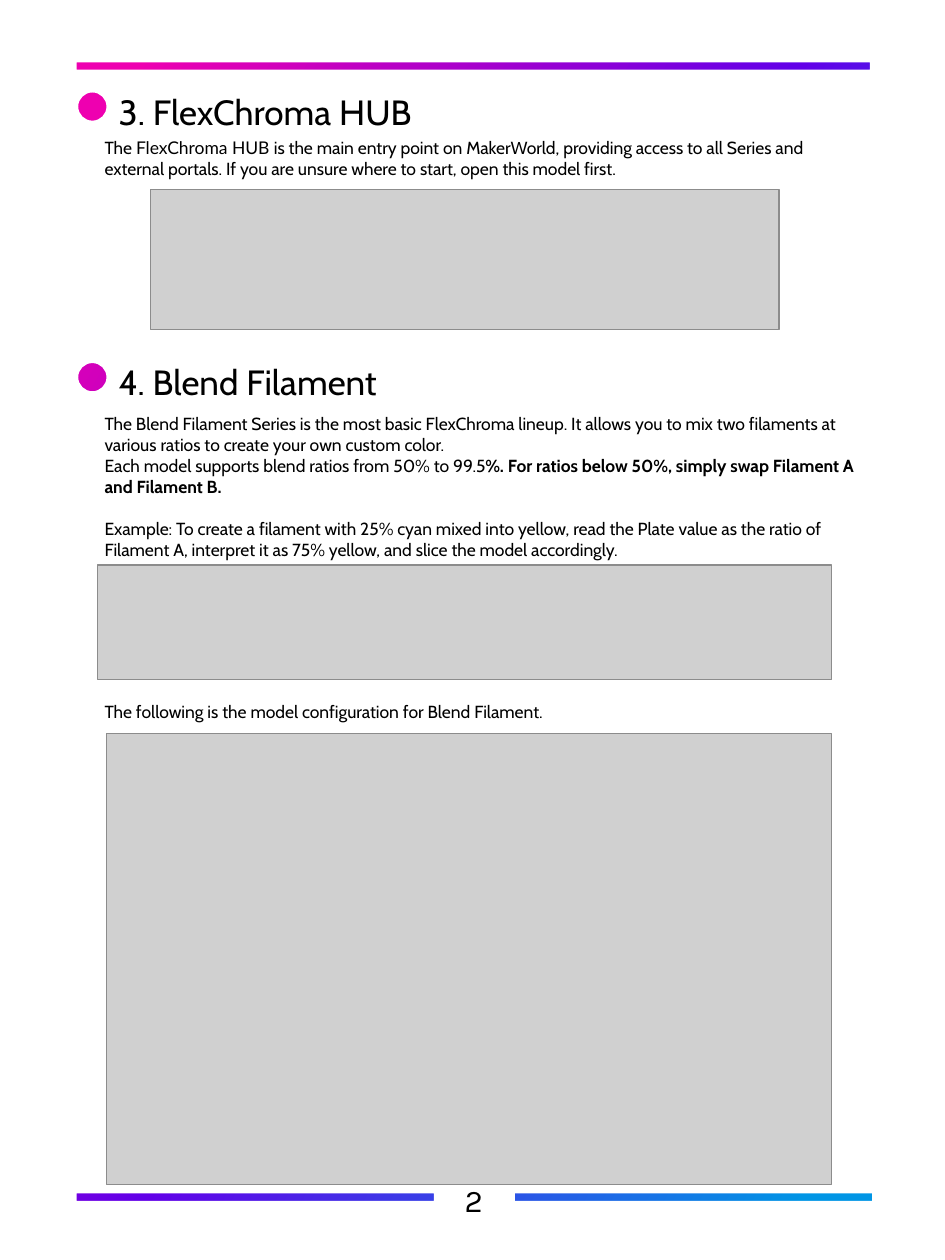
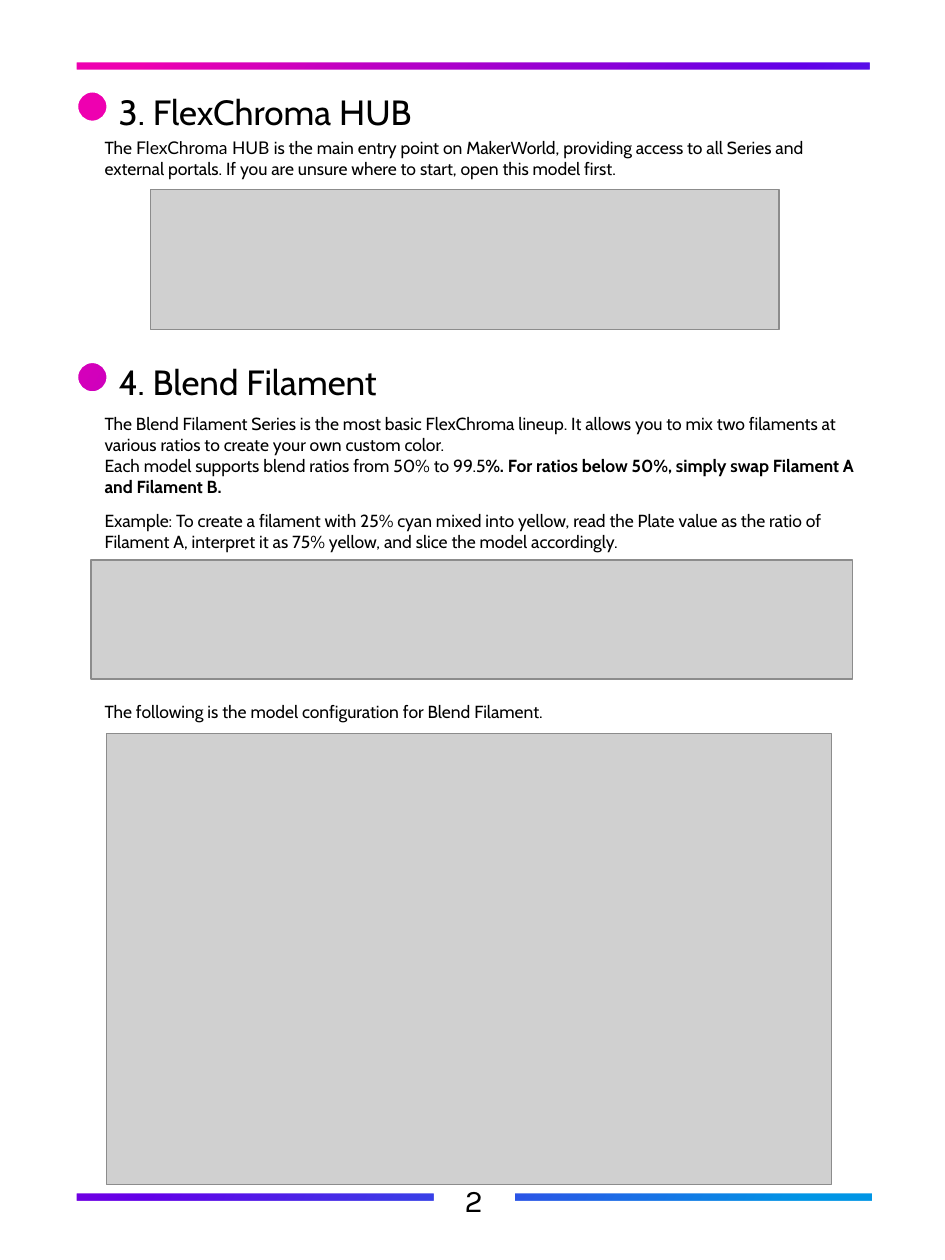
Before and after one commit to FlexChromaHQ/FlexChroma, a slide deck: slide 6 of Documents/Original/FlexChroma_Tour_Guide_EN.pptx. Drawn at 945x1260 pixels with LibreOffice and Linux fonts; fonts in the diff are those of the drawing; grey boxes stand for pictures. Boxes give left, top, right and bottom in pixels: in the first picture for what was removed or moved away, otherwise in the second. Text is boxed around its words. In the diff, an @@ line names an element or a change of style, - is before the commit and + after.

```diff
--- a/Documents/Original/FlexChroma_Tour_Guide_EN.pptx
+++ b/Documents/Original/FlexChroma_Tour_Guide_EN.pptx
@@ text "The Blend Filament Series is ..." rewrapped from (105,417,854,561) to (105,417,854,553) @@
@@ picture: place and size @@
-picture at (98,564,832,679)
+picture at (91,561,853,679)
```
Also in this commit, not shown: 2 other slides changed, 3 other files.
